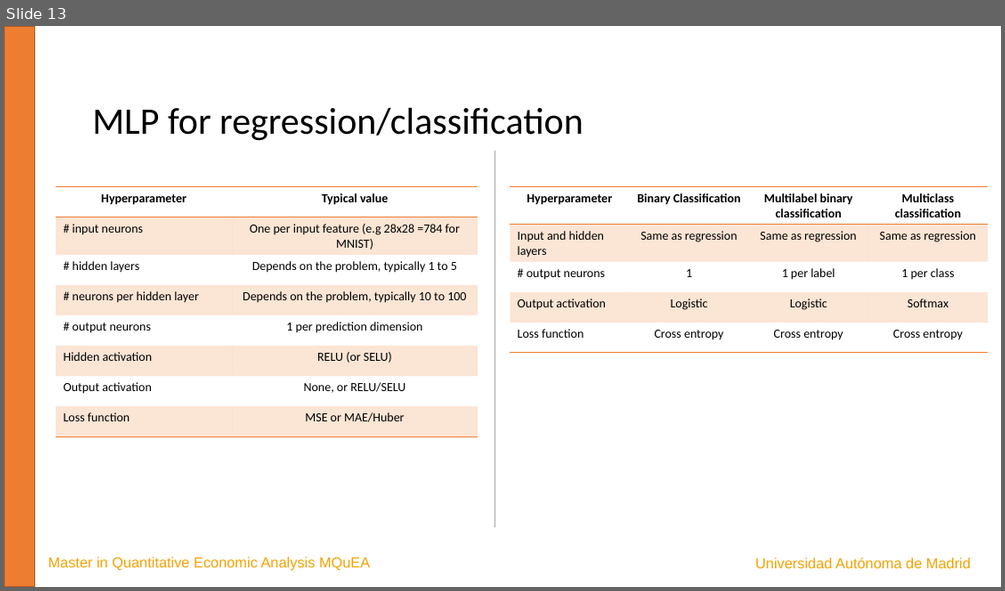
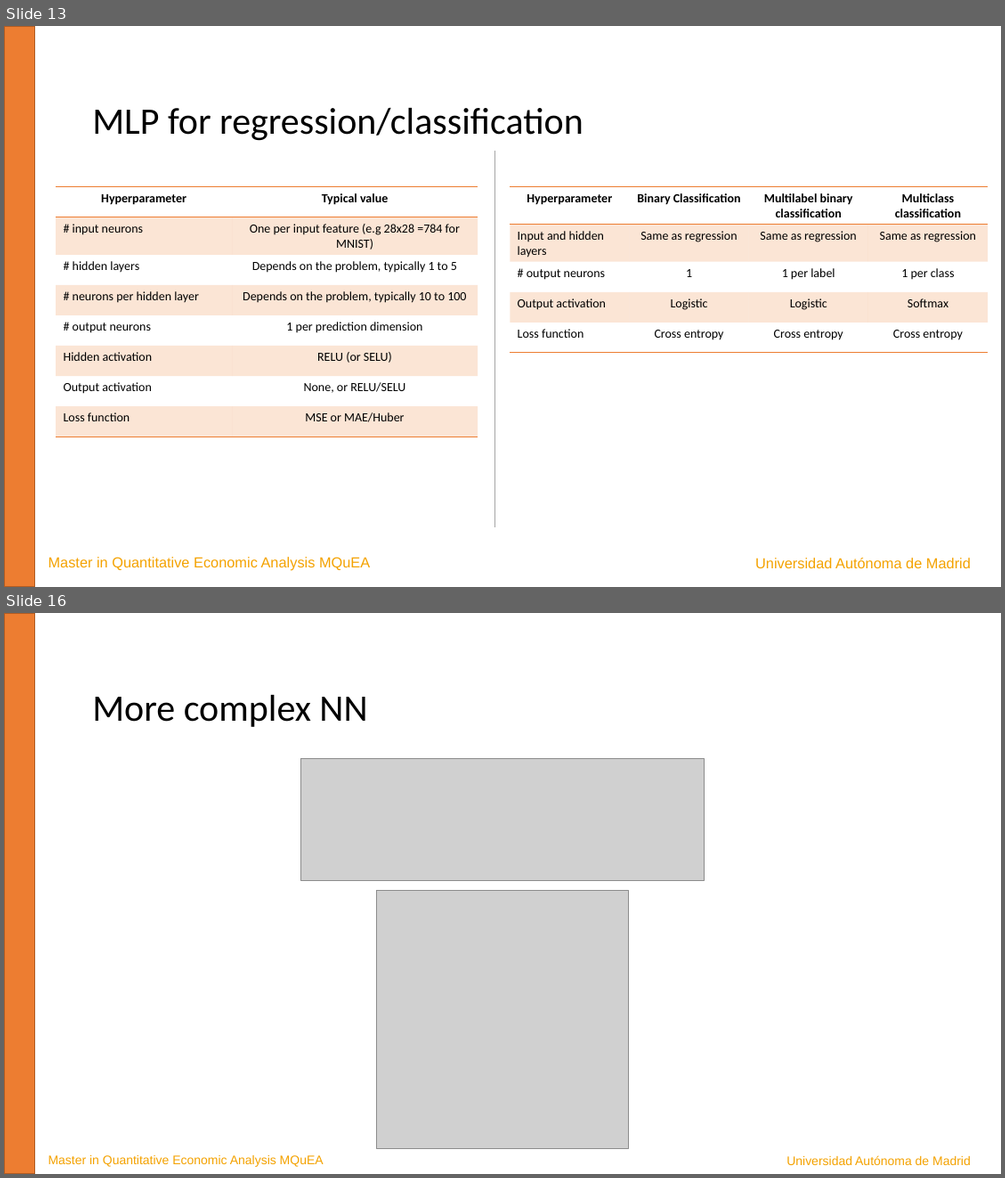
Before and after one commit to JavierBas/IMLEF-MQuEA, a slide deck: Course content/Slides/Topic 6 - Artificial Neural Networks.pptx. Shown one above the other, each under a label of ours: slide 13 before the commit, slides 13 and 16 after it; the slides between them are not shown. The pictures are 1005x591 and 1005x1178 pixels, drawn with LibreOffice and Linux fonts; fonts in the diff are those of the drawing; grey boxes stand for pictures. Boxes give left, top, right and bottom in pixels: in the first picture for what was removed or moved away, otherwise in the second. Text is boxed around its words. In the diff, an @@ line names an element or a change of style, - is before the commit and + after.

```diff
--- a/Course content/Slides/Topic 6 - Artificial Neural Networks.pptx
+++ b/Course content/Slides/Topic 6 - Artificial Neural Networks.pptx
@@ slide 16 added at (4, 613, 1001, 1174), background #FFFFFF @@
@@ rectangle added at (4, 613, 34, 1174), fill #ED7D31, outline #AF5C24 1 pt @@
@@ text added at (92, 695, 367, 727), 36 pt, text #000000 @@
+More complex NN
@@ picture added at (301, 758, 704, 880) @@
@@ picture added at (377, 891, 629, 1148) @@
@@ text added at (48, 1155, 324, 1167), 12 pt, text #F4A200 @@
+Master in Quantitative Economic Analysis MQuEA
@@ text added at (786, 1155, 971, 1165), 12 pt, text #F4A200 @@
+Universidad Autónoma de Madrid
```
Also in this commit, not shown: 6 other slides added, 2 other files.
